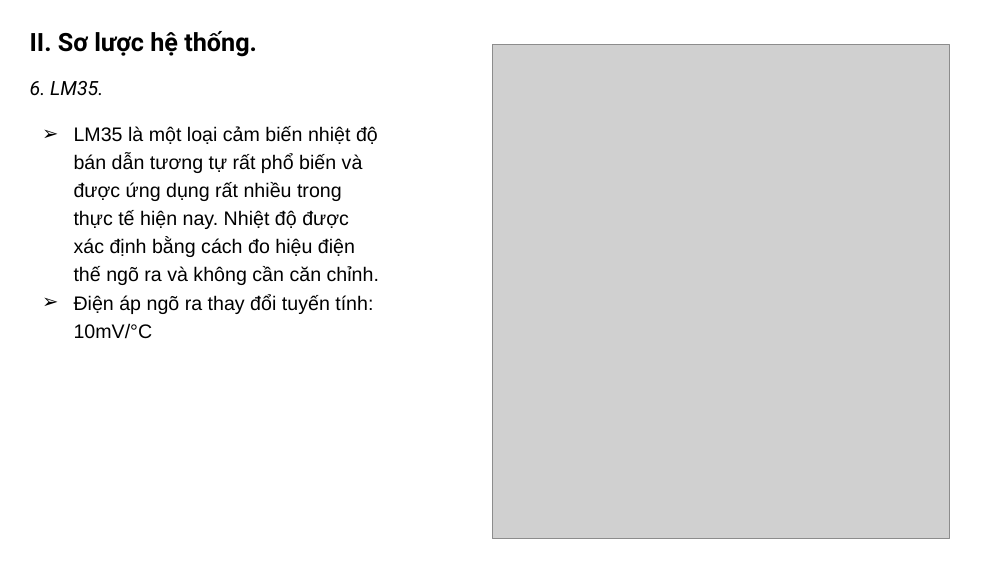
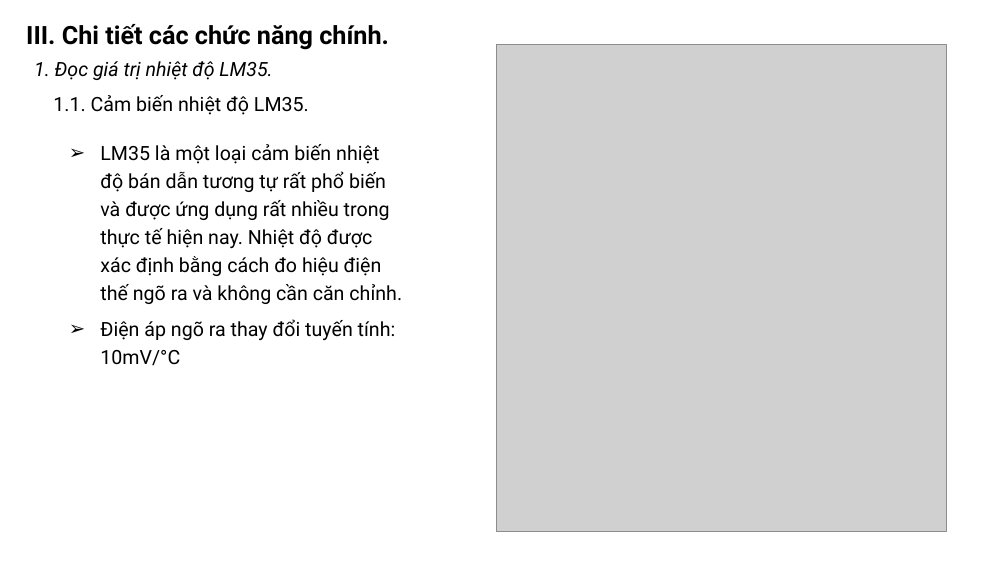
Before and after one commit to khanhnm08/HK_Egg_Incubator, a slide deck: slide 7 of Slide bao cao.pptx (slide 10 before the commit). Drawn at 1008x567 pixels with LibreOffice and Linux fonts; fonts in the diff are those of the drawing; grey boxes stand for pictures. Boxes give left, top, right and bottom in pixels: in the first picture for what was removed or moved away, otherwise in the second. Text is boxed around its words. In the diff, an @@ line names an element or a change of style, - is before the commit and + after.

```diff
--- a/Slide bao cao.pptx
+++ b/Slide bao cao.pptx
@@ text added at bbox=[26, 24, 389, 50], 18 pt, text #000000, bold @@
+III. Chi tiết các chức năng chính.
@@ text removed at bbox=[30, 31, 257, 57] @@
-II. Sơ lược hệ thống.
@@ picture: place and size @@
-picture at bbox=[492, 44, 949, 539]
+picture at bbox=[497, 44, 947, 531]
@@ text removed at bbox=[30, 81, 103, 96] @@
-6. LM35.
@@ text added at bbox=[34, 61, 272, 80], 14 pt, text #000000, italic @@
+1. Đọc giá trị nhiệt độ LM35.
@@ text added at bbox=[53, 95, 309, 115], 14 pt, text #000000 @@
+1.1. Cảm biến nhiệt độ LM35.
@@ text "LM35 là một loại cảm ...": place and size @@
-text "LM35 là một loại cảm ..." at bbox=[74, 126, 379, 339]
+text "LM35 là một loại cảm ..." at bbox=[100, 144, 402, 365]
@@ text "LM35 là một loại cảm ..." at bbox=[100, 144, 402, 365]: font Arial to Roboto; more space between paragraphs @@
```
Also in this commit, not shown: 11 other slides changed, 1 slide added.
